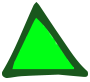
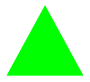
Comparing the layer stacks of the two 90px x 82px images. Changes:
removed layer "Layer 2" (was 25%) over [2, 2, 88, 78]
painted on "Vector Smart Object1" over [2, 2, 88, 78]
removed layer "Layer 1" over [6, 10, 80, 74]
